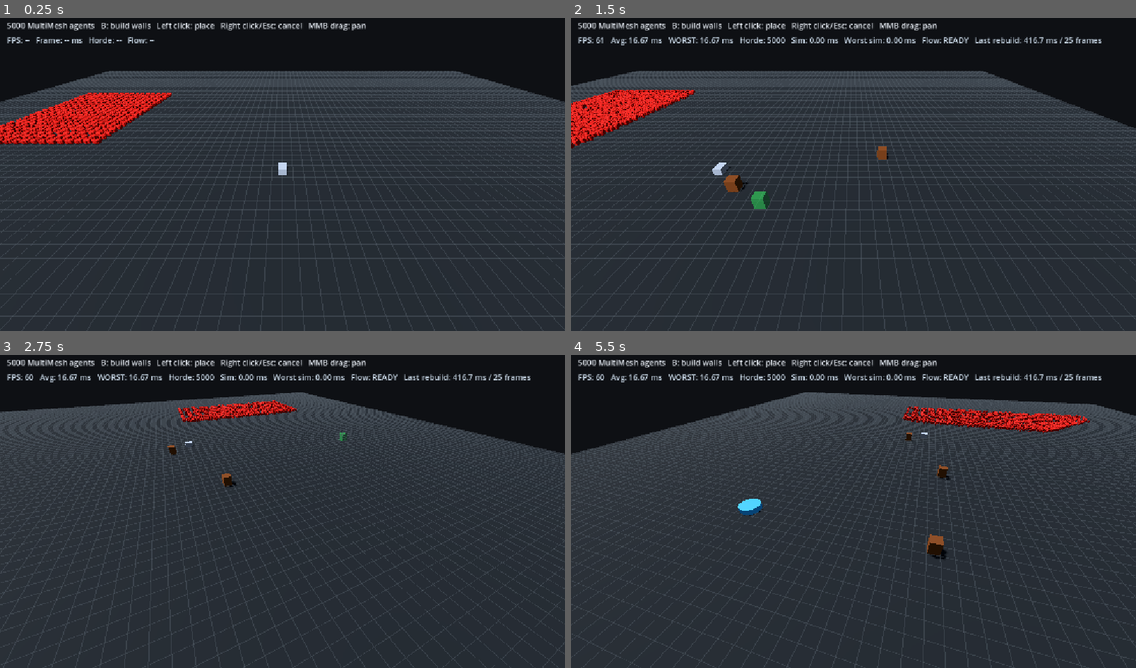
Above: before the commit, frames 1-4 (two rows, left to right).
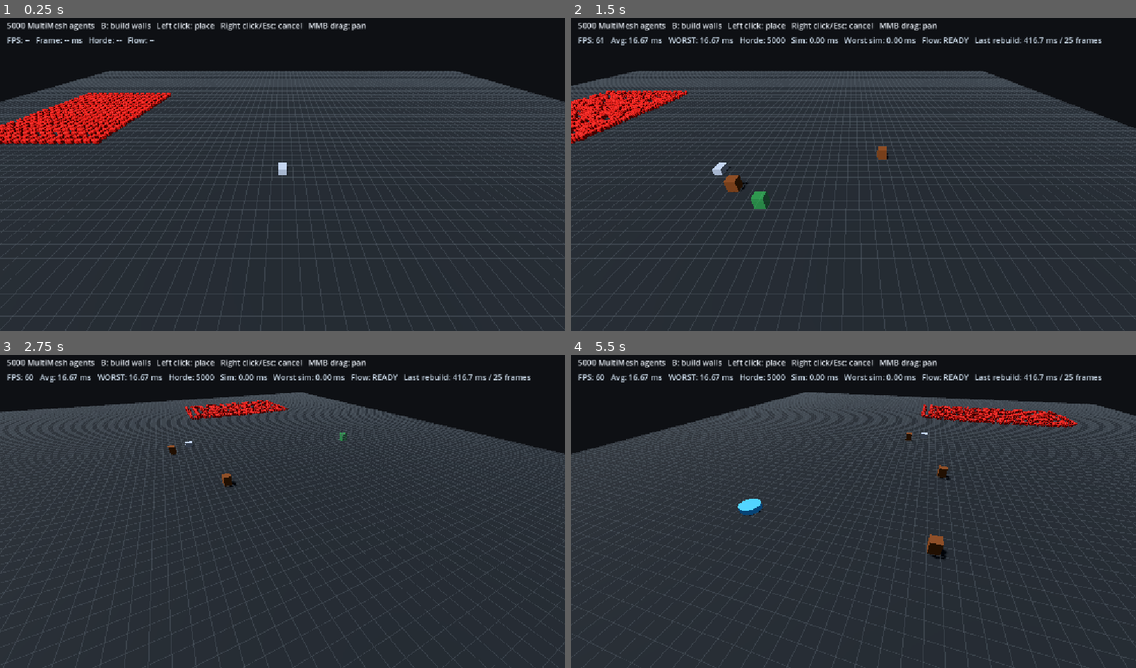
Above: after the commit, the same moments.

Repository: CaptainTiki/HordeLab
Game: Godot game, scene res://scenes/main.tscn
The game is run twice, just before and just after one commit, with the same random seed, the same clock (stepped at 60 frames per second) and the same inputs.
Inputs (mouse positions are in pixels of both pictures, inside the frame that each line leads up to):
- Up to frame 1 (0.25 s): no input
- Up to frame 2 (1.5 s): tap Enter at 0.5 s; move the mouse to (977, 155) at 0.52 s; hold D 0.53-1.25 s; tap B at 0.6 s; click (977, 155) at 0.67 s; drag from (740, 187) to (825, 237) at 1.27 s
- Up to frame 3 (2.75 s): move the mouse to (339, 439) at 2.02 s; hold D from 2.03 s (still down); hold Q from 2.03 s (still down)
- Up to frame 4 (5.5 s): release D at 2.75 s; release Q at 2.75 s; drag from (825, 574) to (684, 461) at 2.77 s; move the mouse to (1023, 558) at 3.52 s; hold A 3.53-4.25 s; tap B at 3.6 s; drag from (684, 461) to (768, 430) at 4.27 s; move the mouse to (881, 508) at 5.02 s; hold S from 5.03 s (still down); hold Q from 5.03 s (still down); click (881, 508) at 5.17 s

The runs differ from the first frame. In frame 1, 0.8% of the frame differs, in the area x 0-31%, y 23-41%; in frame 2, 1.5%, in the area x 0-22%, y 22-42%; in frame 3, 0.7%; in frame 4, 1.4%.

Commit message:
Distribute horde simulation work across render frames

Diff:
--- a/scripts/horde_simulation.gd
+++ b/scripts/horde_simulation.gd
@@ -8,6 +8,7 @@
 @export var agent_count: int = 1000
 @export var move_speed: float = 6.0
 @export var simulation_hz: float = 30.0
+@export var max_agents_per_frame: int = 1500
 @export var spawn_center: Vector3 = Vector3(-58.0, 0.75, -30.0)
 @export var spawn_extents: Vector2 = Vector2(16.0, 20.0)
 @export var agent_radius: float = 0.32
@@ -15,7 +16,6 @@
 @export var density_weight: int = 7
 @export var path_weight: int = 12
 @export var lane_offset_fraction: float = 0.28
-@export var density_update_interval: float = 0.10
 @export var target_arrival_distance: float = 0.08
 
 @onready var grid: BattlefieldGrid = get_node(grid_path) as BattlefieldGrid
@@ -24,10 +24,12 @@
 var positions: Array[Vector3] = []
 var lane_offsets: Array[Vector2] = []
 var target_cells: Array[Vector2i] = []
+var agent_cells: Array[Vector2i] = []
 var density: PackedInt32Array = PackedInt32Array()
 var reservations: PackedInt32Array = PackedInt32Array()
-var density_timer: float = 0.0
-var simulation_accumulator: float = 0.0
+var work_accumulator: float = 0.0
+var next_agent_index: int = 0
+var agents_processed_last_frame: int = 0
 var last_simulation_ms: float = 0.0
 var multimesh_instance: MultiMeshInstance3D
 var multimesh: MultiMesh
@@ -41,59 +43,76 @@
 	reservations.resize(grid.cells_x * grid.cells_z)
 	_build_renderer()
 	_spawn_agents()
-	_rebuild_density()
+	_initialize_density()
 	_upload_all_transforms()
 
 func _process(delta: float) -> void:
 	var tick_interval: float = 1.0 / maxf(simulation_hz, 1.0)
-	simulation_accumulator += delta
-	if simulation_accumulator < tick_interval:
+	var desired_updates: float = float(agent_count) * simulation_hz * delta
+	work_accumulator += desired_updates
+
+	# Never allow an unlimited backlog to build up. If the renderer cannot keep
+	# pace with the requested simulation rate, the horde simulation slows down
+	# gracefully instead of creating a giant catch-up hitch.
+	work_accumulator = minf(work_accumulator, float(maxi(agent_count, 1)))
+
+	var requested_agents: int = floori(work_accumulator)
+	agents_processed_last_frame = mini(requested_agents, maxi(max_agents_per_frame, 1))
+	if agents_processed_last_frame <= 0:
+		last_simulation_ms = 0.0
 		return
 
-	# Never run an unbounded catch-up loop after a slow frame. One horde tick per
-	# rendered frame is the maximum; excess accumulated time is discarded.
-	simulation_accumulator = fmod(simulation_accumulator, tick_interval)
+	work_accumulator -= float(agents_processed_last_frame)
+	reservations.fill(0)
+
 	var start_usec: int = Time.get_ticks_usec()
-	_simulate_tick(tick_interval)
+	for processed: int in range(agents_processed_last_frame):
+		var agent_index: int = next_agent_index
+		next_agent_index += 1
+		if next_agent_index >= positions.size():
+			next_agent_index = 0
+		_simulate_agent(agent_index, tick_interval)
 	last_simulation_ms = float(Time.get_ticks_usec() - start_usec) / 1000.0
 
-func _simulate_tick(step_delta: float) -> void:
-	density_timer += step_delta
-	if density_timer >= density_update_interval:
-		density_timer = fmod(density_timer, density_update_interval)
-		_rebuild_density()
-
-	var max_step: float = move_speed * step_delta
-	for index: int in range(positions.size()):
-		var position: Vector3 = positions[index]
-		var current_cell: Vector2i = grid.world_to_cell(position)
-		if current_cell == flow_field.goal_cell and target_cells[index] == INVALID_CELL:
-			multimesh.set_instance_transform(index, Transform3D(Basis.IDENTITY, position))
-			continue
-
-		var target_cell: Vector2i = target_cells[index]
-		if target_cell == INVALID_CELL or not _target_is_still_valid(current_cell, target_cell):
-			target_cell = _choose_next_cell(index, current_cell)
-			target_cells[index] = target_cell
-
-		var target: Vector3 = grid.cell_to_world(target_cell)
-		var lane_offset: Vector2 = lane_offsets[index]
-		target.x += lane_offset.x
-		target.z += lane_offset.y
-		target.y = position.y
-		var offset: Vector3 = target - position
-		var distance: float = offset.length()
-
-		if distance <= target_arrival_distance:
-			position = target
-			positions[index] = position
-			target_cells[index] = INVALID_CELL
-		elif distance > 0.001:
-			var move_step: float = minf(max_step, distance)
-			position += offset / distance * move_step
-			positions[index] = position
-
-		multimesh.set_instance_transform(index, Transform3D(Basis.IDENTITY, position))
+func _simulate_agent(index: int, step_delta: float) -> void:
+	var position: Vector3 = positions[index]
+	var current_cell: Vector2i = agent_cells[index]
+	if current_cell == flow_field.goal_cell and target_cells[index] == INVALID_CELL:
+		return
+
+	var target_cell: Vector2i = target_cells[index]
+	if target_cell == INVALID_CELL or not _target_is_still_valid(current_cell, target_cell):
+		target_cell = _choose_next_cell(index, current_cell)
+		target_cells[index] = target_cell
+
+	var target: Vector3 = grid.cell_to_world(target_cell)
+	var lane_offset: Vector2 = lane_offsets[index]
+	target.x += lane_offset.x
+	target.z += lane_offset.y
+	target.y = position.y
+	var offset: Vector3 = target - position
+	var distance: float = offset.length()
+
+	if distance <= target_arrival_distance:
+		position = target
+		target_cells[index] = INVALID_CELL
+	elif distance > 0.001:
+		var move_step: float = minf(move_speed * step_delta, distance)
+		position += offset / distance * move_step
+
+	positions[index] = position
+	_update_agent_cell(index, current_cell, grid.world_to_cell(position))
+	multimesh.set_instance_transform(index, Transform3D(Basis.IDENTITY, position))
+
+func _update_agent_cell(index: int, old_cell: Vector2i, new_cell: Vector2i) -> void:
+	if new_cell == old_cell:
+		return
+	if grid.is_valid_cell(old_cell):
+		var old_index: int = _cell_index(old_cell)
+		density[old_index] = maxi(density[old_index] - 1, 0)
+	if grid.is_valid_cell(new_cell):
+		density[_cell_index(new_cell)] += 1
+	agent_cells[index] = new_cell
 
 func _target_is_still_valid(current_cell: Vector2i, target_cell: Vector2i) -> bool:
 	if not grid.is_valid_cell(target_cell) or grid.is_blocked(target_cell):
@@ -130,11 +149,9 @@
 		reservations[_cell_index(best_cell)] += 1
 	return best_cell
 
-func _rebuild_density() -> void:
+func _initialize_density() -> void:
 	density.fill(0)
-	reservations.fill(0)
-	for position: Vector3 in positions:
-		var cell: Vector2i = grid.world_to_cell(position)
+	for cell: Vector2i in agent_cells:
 		if grid.is_valid_cell(cell):
 			density[_cell_index(cell)] += 1
 
@@ -174,9 +191,11 @@
 	positions.clear()
 	lane_offsets.clear()
 	target_cells.clear()
+	agent_cells.clear()
 	positions.resize(maxi(agent_count, 0))
 	lane_offsets.resize(maxi(agent_count, 0))
 	target_cells.resize(maxi(agent_count, 0))
+	agent_cells.resize(maxi(agent_count, 0))
 	var lane_extent: float = grid.cell_size * lane_offset_fraction
 
 	for index: int in range(positions.size()):
@@ -186,7 +205,9 @@
 		var cell: Vector2i = grid.world_to_cell(position)
 		if not grid.is_valid_cell(cell) or grid.is_blocked(cell):
 			position = spawn_center
+			cell = grid.world_to_cell(position)
 		positions[index] = position
+		agent_cells[index] = cell
 		target_cells[index] = INVALID_CELL
 		lane_offsets[index] = Vector2(
 			rng.randf_range(-lane_extent, lane_extent),
